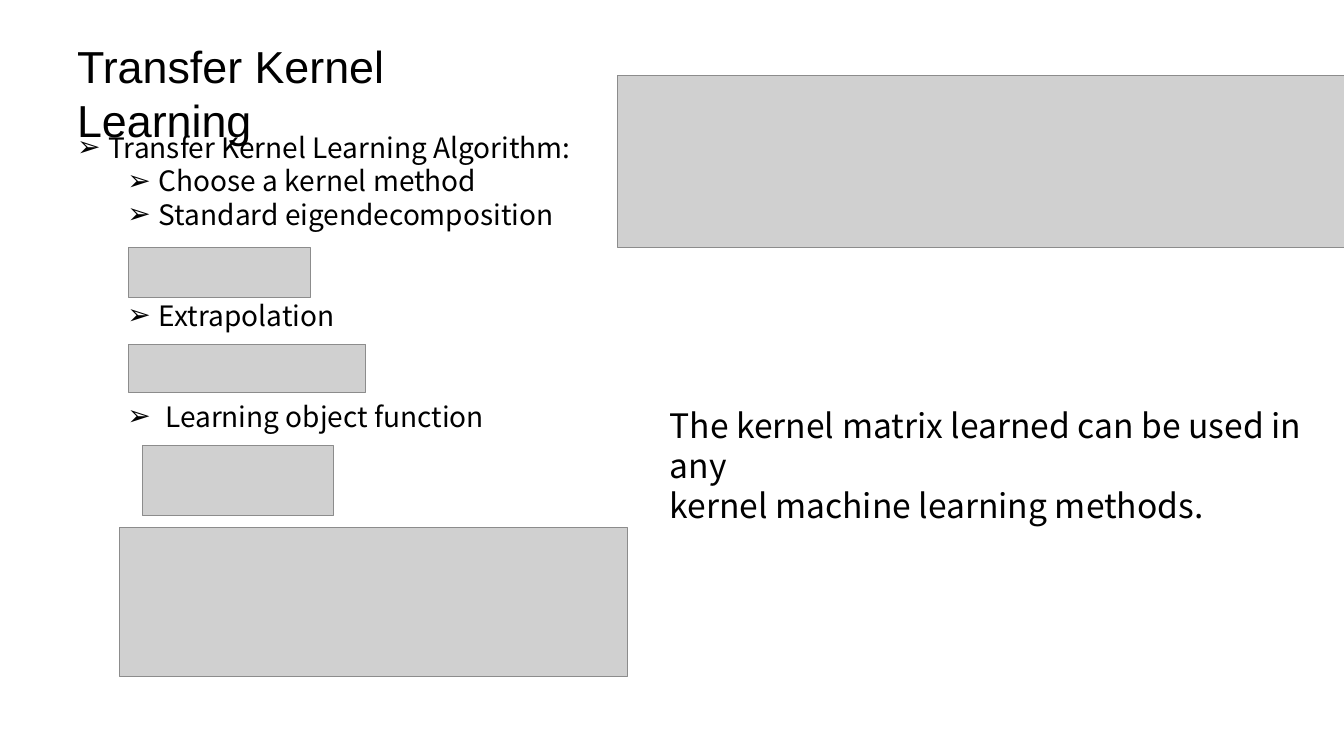
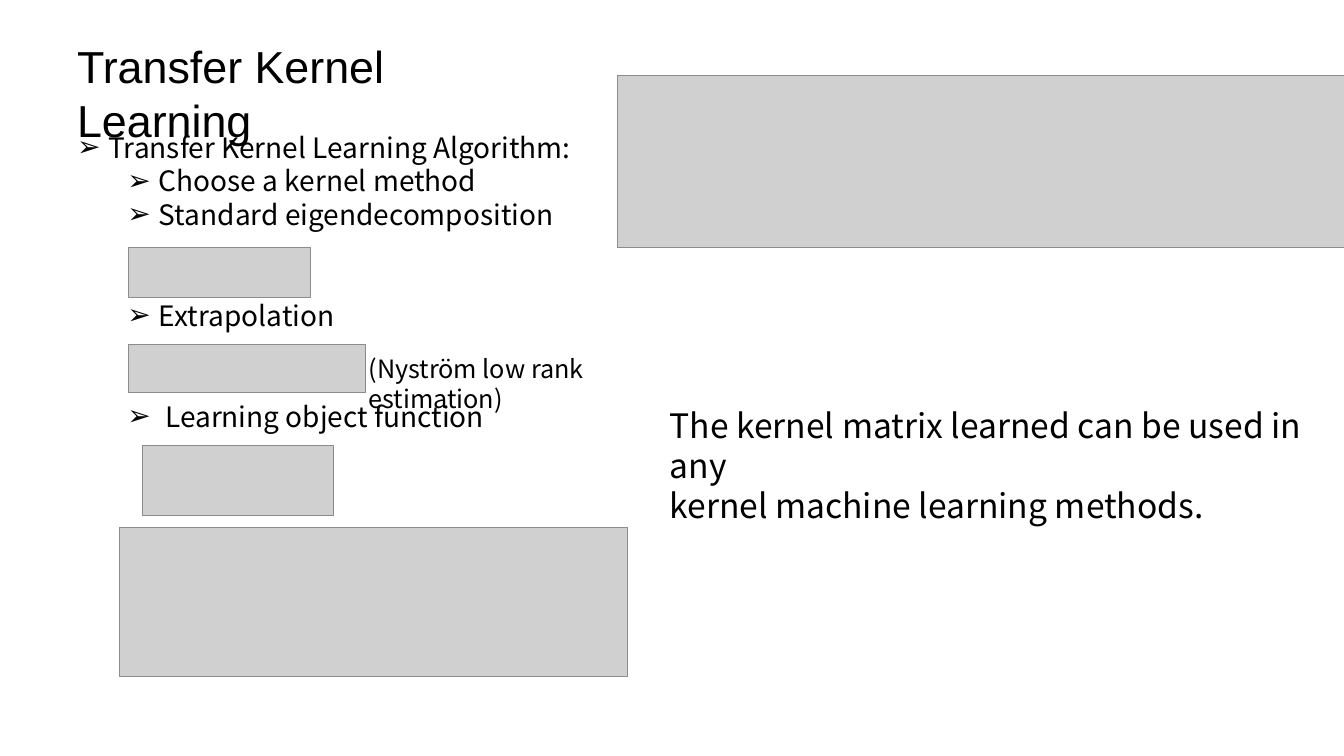
Before and after one commit to psj1997/classification_generalization, a slide deck: slide 6 of work_report/7.29工作汇报.pptx. Drawn at 1344x756 pixels with LibreOffice and Linux fonts; fonts in the diff are those of the drawing; grey boxes stand for pictures. Boxes give left, top, right and bottom in pixels: in the first picture for what was removed or moved away, otherwise in the second. Text is boxed around its words. In the diff, an @@ line names an element or a change of style, - is before the commit and + after.

```diff
--- a/work_report/7.29工作汇报.pptx
+++ b/work_report/7.29工作汇报.pptx
@@ text added at (x1=369, y1=357, x2=584, y2=414), 18 pt, text #000000 @@
+(Nyström low rank estimation)
```
Also in this commit, not shown: 3 other slides changed, 1 slide added, 1 slide removed.
